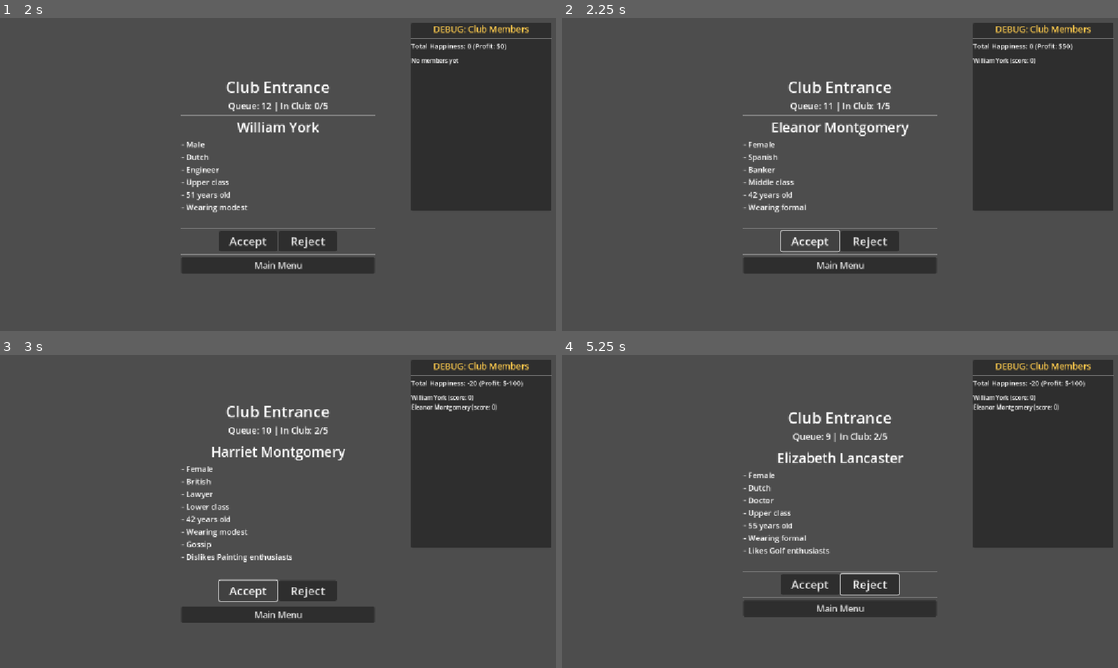
Above: before the commit, frames 1-4 (two rows, left to right).
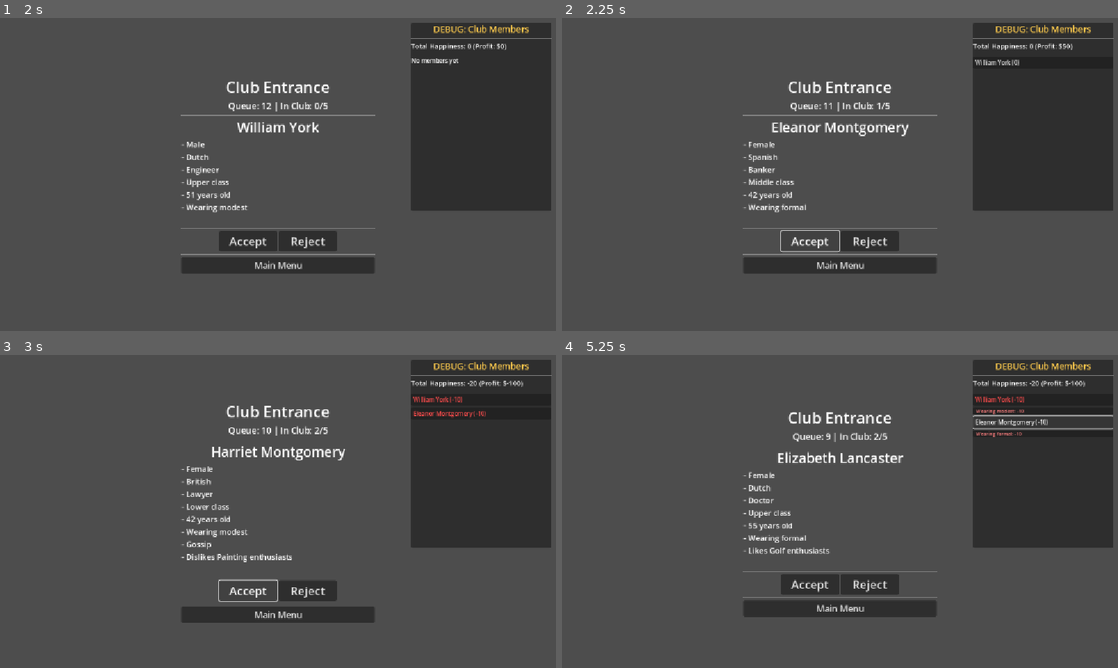
Above: after the commit, the same moments.

Repository: nunu-ai/ggj-2026-unmasked
Game: Godot game, scene res://scenes/main_menu.tscn
Two runs of this game, one before a commit and one after it. Both use one fixed random seed, a clock stepped at 60 frames per second and the inputs below.
Inputs (mouse positions are in pixels of both pictures, inside the frame that each line leads up to):
- Up to frame 1 (2 s): click "New Game" at 0.5 s; click "Start Day" at 1.25 s
- Up to frame 2 (2.25 s): click "Accept" at 2 s
- Up to frame 3 (3 s): click "Accept" at 2.75 s
- Up to frame 4 (5.25 s): click "Reject" at 3.5 s; click (1045, 398) at 4.25 s, where only the run after the commit has a clickable "William York (-10)"; click (1045, 423) at 5 s, where only the run after the commit has a clickable "Eleanor Montgomery (-10)"

Frame 1 is identical in both runs. In frame 2, 0.2% of the frame differs, in the area x 73-86%, y 12-16%; in frame 3, 0.5%; in frame 4, 1.1%, in the area x 50-100%, y 12-77%.

Commit message:
more detaied debug info

Diff:
--- a/scenes/queue_scene.tscn
+++ b/scenes/queue_scene.tscn
@@ -112,11 +112,14 @@
 [node name="HSeparator2" type="HSeparator" parent="DebugPanel/VBoxContainer"]
 layout_mode = 2
 
-[node name="ClubMembersLabel" type="Label" parent="DebugPanel/VBoxContainer"]
+[node name="ClubMembersScroll" type="ScrollContainer" parent="DebugPanel/VBoxContainer"]
 layout_mode = 2
-theme_override_font_sizes/font_size = 12
-text = "No members yet"
-autowrap_mode = 2
+size_flags_vertical = 3
+horizontal_scroll_mode = 0
+
+[node name="ClubMembersList" type="VBoxContainer" parent="DebugPanel/VBoxContainer/ClubMembersScroll"]
+layout_mode = 2
+size_flags_horizontal = 3
 
 [connection signal="pressed" from="VBoxContainer/HBoxContainer/AcceptButton" to="." method="_on_accept_button_pressed"]
 [connection signal="pressed" from="VBoxContainer/HBoxContainer/RejectButton" to="." method="_on_reject_button_pressed"]
--- a/scripts/queue_scene.gd
+++ b/scripts/queue_scene.gd
@@ -45,19 +45,95 @@
 	var total_happiness = day.profit() - day.in_club.size() * 50  # Remove base profit to show just happiness
 	$DebugPanel/VBoxContainer/TotalHappinessLabel.text = "Total Happiness: %d (Profit: $%.0f)" % [total_happiness / 10, day.profit()]
 
+	# Clear existing entries
+	var members_list = $DebugPanel/VBoxContainer/ClubMembersScroll/ClubMembersList
+	for child in members_list.get_children():
+		child.queue_free()
+
 	# Build club members list with individual happiness
 	if day.in_club.is_empty():
-		$DebugPanel/VBoxContainer/ClubMembersLabel.text = "No members yet"
+		var empty_label = Label.new()
+		empty_label.text = "No members yet"
+		empty_label.add_theme_font_size_override("font_size", 12)
+		members_list.add_child(empty_label)
 	else:
-		var members_text = ""
+		# Create combined trait set of all club members for accurate scoring
+		var all_traits: Array[Trait] = []
 		for person in day.in_club:
-			# Calculate individual happiness contribution
-			var trait_set = TraitSet.new(person.traits)
+			all_traits.append_array(person.traits)
+		var combined_trait_set = TraitSet.new(all_traits)
+
+		for person in day.in_club:
+			# Calculate individual happiness contribution using the combined trait set
 			var individual_score = 0
+			var trait_scores: Array[Dictionary] = []
+
 			for t in person.traits:
-				individual_score += t.calc_score(trait_set)
-			members_text += "%s (score: %d)\n" % [person.name, individual_score]
-		$DebugPanel/VBoxContainer/ClubMembersLabel.text = members_text.strip_edges()
+				var score = t.calc_score(combined_trait_set)
+				individual_score += score
+				if score != 0:
+					trait_scores.append({"trait": t, "score": score})
+
+			# Create expandable entry for this person
+			var entry = _create_person_debug_entry(person, individual_score, trait_scores)
+			members_list.add_child(entry)
+
+
+## Creates a clickable debug entry for a person with expandable trait breakdown
+func _create_person_debug_entry(person: Person, total_score: int, trait_scores: Array[Dictionary]) -> Control:
+	var container = VBoxContainer.new()
+
+	# Header button showing person name and total score
+	var header_btn = Button.new()
+	var score_prefix = "+" if total_score > 0 else ""
+	header_btn.text = "%s (%s%d)" % [person.name, score_prefix, total_score]
+	header_btn.alignment = HORIZONTAL_ALIGNMENT_LEFT
+	header_btn.add_theme_font_size_override("font_size", 12)
+
+	# Color code based on score
+	if total_score > 0:
+		header_btn.add_theme_color_override("font_color", Color(0.3, 1.0, 0.3))
+	elif total_score < 0:
+		header_btn.add_theme_color_override("font_color", Color(1.0, 0.3, 0.3))
+
+	container.add_child(header_btn)
+
+	# Details panel (hidden by default)
+	var details_panel = PanelContainer.new()
+	details_panel.visible = false
+	details_panel.name = "DetailsPanel"
+
+	var details_vbox = VBoxContainer.new()
+	details_panel.add_child(details_vbox)
+
+	if trait_scores.is_empty():
+		var no_effect_label = Label.new()
+		no_effect_label.text = "  No trait effects"
+		no_effect_label.add_theme_font_size_override("font_size", 10)
+		no_effect_label.add_theme_color_override("font_color", Color(0.7, 0.7, 0.7))
+		details_vbox.add_child(no_effect_label)
+	else:
+		for ts in trait_scores:
+			var trait_label = Label.new()
+			var t: Trait = ts["trait"]
+			var score: int = ts["score"]
+			var prefix = "+" if score > 0 else ""
+			trait_label.text = "  %s: %s%d" % [t.display_value(), prefix, score]
+			trait_label.add_theme_font_size_override("font_size", 10)
+
+			if score > 0:
+				trait_label.add_theme_color_override("font_color", Color(0.5, 1.0, 0.5))
+			else:
+				trait_label.add_theme_color_override("font_color", Color(1.0, 0.5, 0.5))
+
+			details_vbox.add_child(trait_label)
+
+	container.add_child(details_panel)
+
+	# Connect button to toggle details visibility
+	header_btn.pressed.connect(func(): details_panel.visible = not details_panel.visible)
+
+	return container
 
 
 func _on_accept_button_pressed() -> void:
